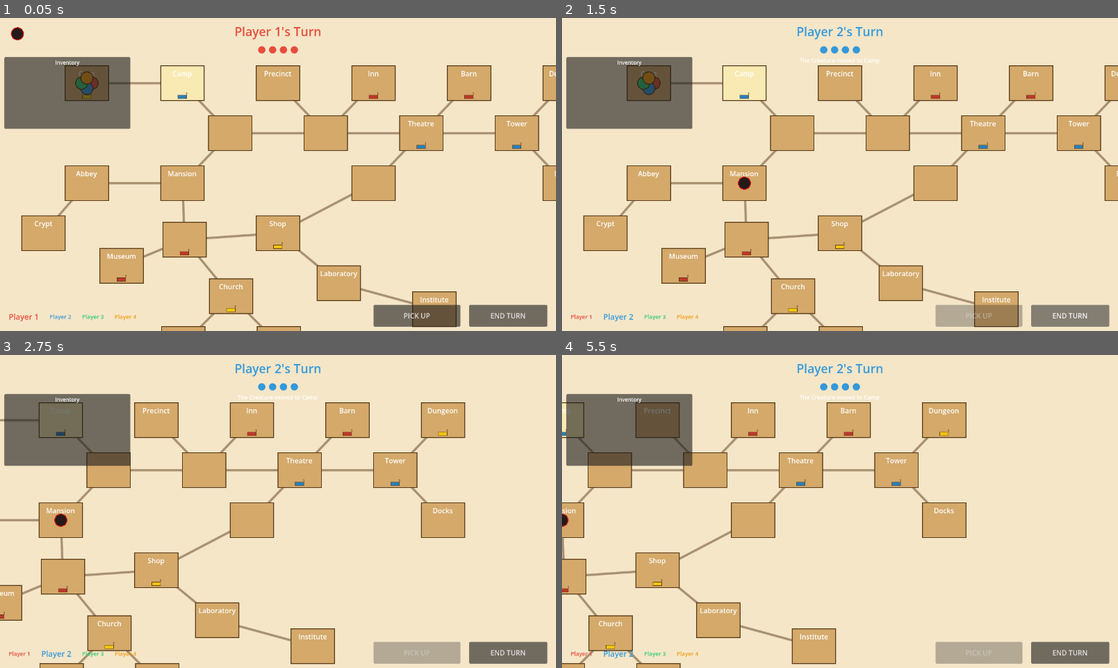
Above: before the commit, frames 1-4 (two rows, left to right).
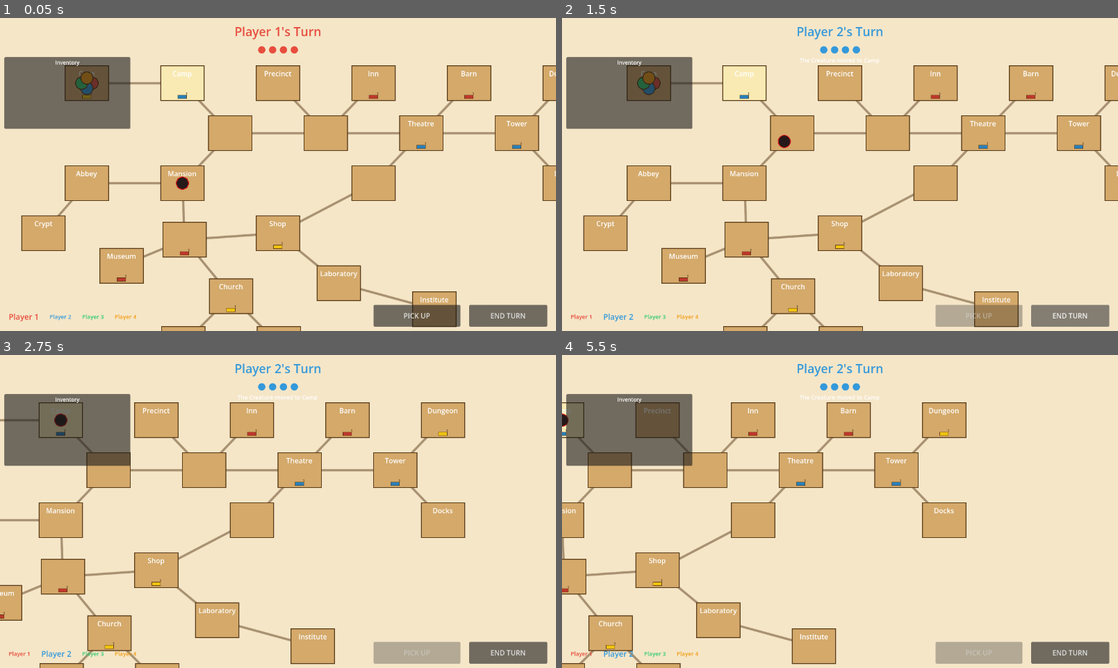
Above: after the commit, the same moments.

Repository: arlopurcell/horrified-board-game
Game: Godot game, scene res://scenes/Main.tscn
Same seed, same stepped clock (60 frames per second), same inputs: the game is played once before the commit and once after it. The project has no main scene, so this scene is started directly.
Inputs (mouse positions are in pixels of both pictures, inside the frame that each line leads up to):
- Up to frame 1 (0.05 s): no input
- Up to frame 2 (1.5 s): click "PICK UP" at 0.5 s; click "END TURN" at 1.25 s
- Up to frame 3 (2.75 s): move the mouse to (66, 401) at 2.02 s; hold D from 2.03 s (still down); click (66, 401) at 2.17 s
- Up to frame 4 (5.5 s): move the mouse to (600, 401) at 2.77 s; release D at 2.78 s; hold S 2.78-3.53 s; click (600, 401) at 2.92 s; move the mouse to (784, 380) at 3.52 s; hold D 3.53-4.28 s; click (784, 380) at 3.67 s; move the mouse to (851, 373) at 4.27 s; hold W 4.28-5.03 s; click (851, 373) at 4.42 s; move the mouse to (650, 392) at 5.02 s; hold A from 5.03 s (still down); click (650, 392) at 5.17 s

The runs differ from the first frame. In frame 1, 0.2% of the frame differs, in the area x 1-34%, y 2-55%; in frame 2, 0.2%; in frame 3, 0.2%; in frame 4, less than 0.1%.

Commit message:
feat: animate monster tokens sequentially with hop-by-hop movement

Diff:
--- a/scenes/Monsters.gd
+++ b/scenes/Monsters.gd
@@ -15,13 +15,26 @@
 	MonsterManager.monsters_moved.connect(_on_monsters_moved)
 	_place_all_tokens()
 
-func _on_monsters_moved() -> void:
+func _on_monsters_moved(move_data: Array) -> void:
+	for entry in move_data:
+		var idx: int = entry["monster_idx"]
+		var path: Array = entry["path"]
+		for i in range(1, path.size()):
+			await _tokens[idx].move_to(_board.get_space_center(path[i])).finished
 	_place_all_tokens()
+	MonsterManager.phase_animation_done.emit()
 
 func _place_all_tokens() -> void:
 	if MonsterManager.monsters.size() != _tokens.size():
 		push_error("Monsters.gd: token/monster count mismatch")
 		return
+	var positions := _compute_positions()
+	for i in range(_tokens.size()):
+		_tokens[i].position = positions[i]
+
+func _compute_positions() -> Array[Vector2]:
+	var positions: Array[Vector2] = []
+	positions.resize(_tokens.size())
 	var by_space: Dictionary = {}
 	for i in range(MonsterManager.monsters.size()):
 		var sid := MonsterManager.monsters[i].current_space_id
@@ -33,7 +46,8 @@
 		var base := _board.get_space_center(space_id)
 		for j in range(occupants.size()):
 			var idx: int = occupants[j]
-			_tokens[idx].move_to(base + _cluster_offset(j, occupants.size()))
+			positions[idx] = base + _cluster_offset(j, occupants.size())
+	return positions
 
 func _cluster_offset(slot: int, total: int) -> Vector2:
 	if total == 1:
